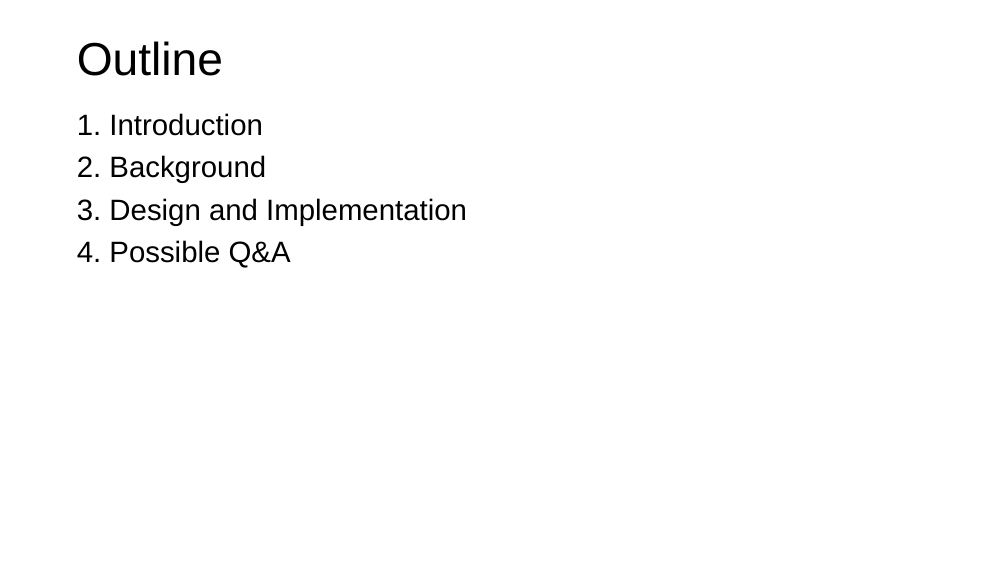
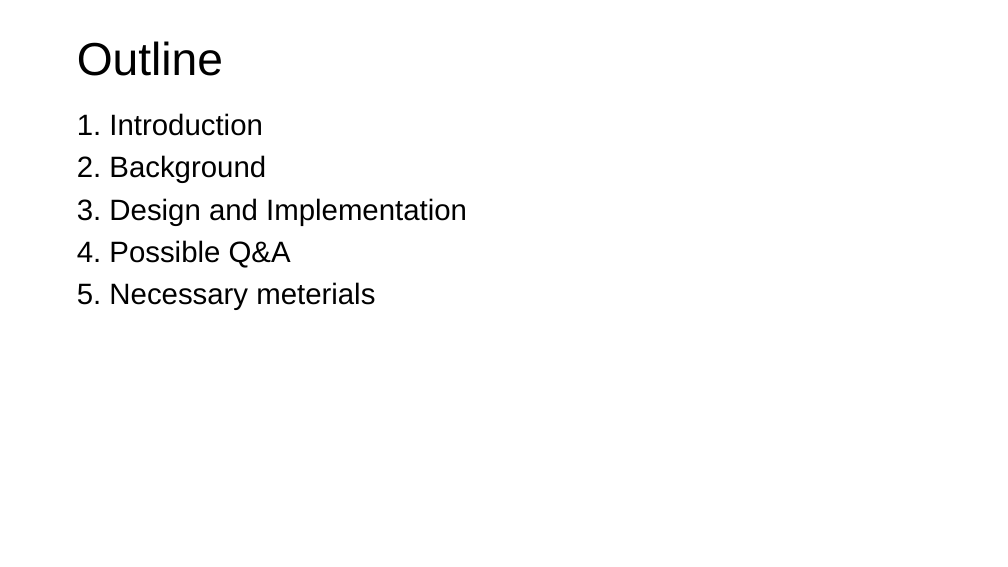
Before and after one commit to Compass-All/nailgun-teaching, a slide deck: slide 2 of defense-lab/NailgunDefense.pptx. Drawn at 1008x567 pixels with LibreOffice and Linux fonts; fonts in the diff are those of the drawing; background and template pictures are left out. Boxes give left, top, right and bottom in pixels: in the first picture for what was removed or moved away, otherwise in the second. Text is boxed around its words. In the diff, an @@ line names an element or a change of style, - is before the commit and + after.

```diff
--- a/defense-lab/NailgunDefense.pptx
+++ b/defense-lab/NailgunDefense.pptx
@@ text at <box>77,282,375,310</box>: paragraph added @@
+5. Necessary meterials
```
Also in this commit, not shown: 5 other slides changed, 4 slides added.
